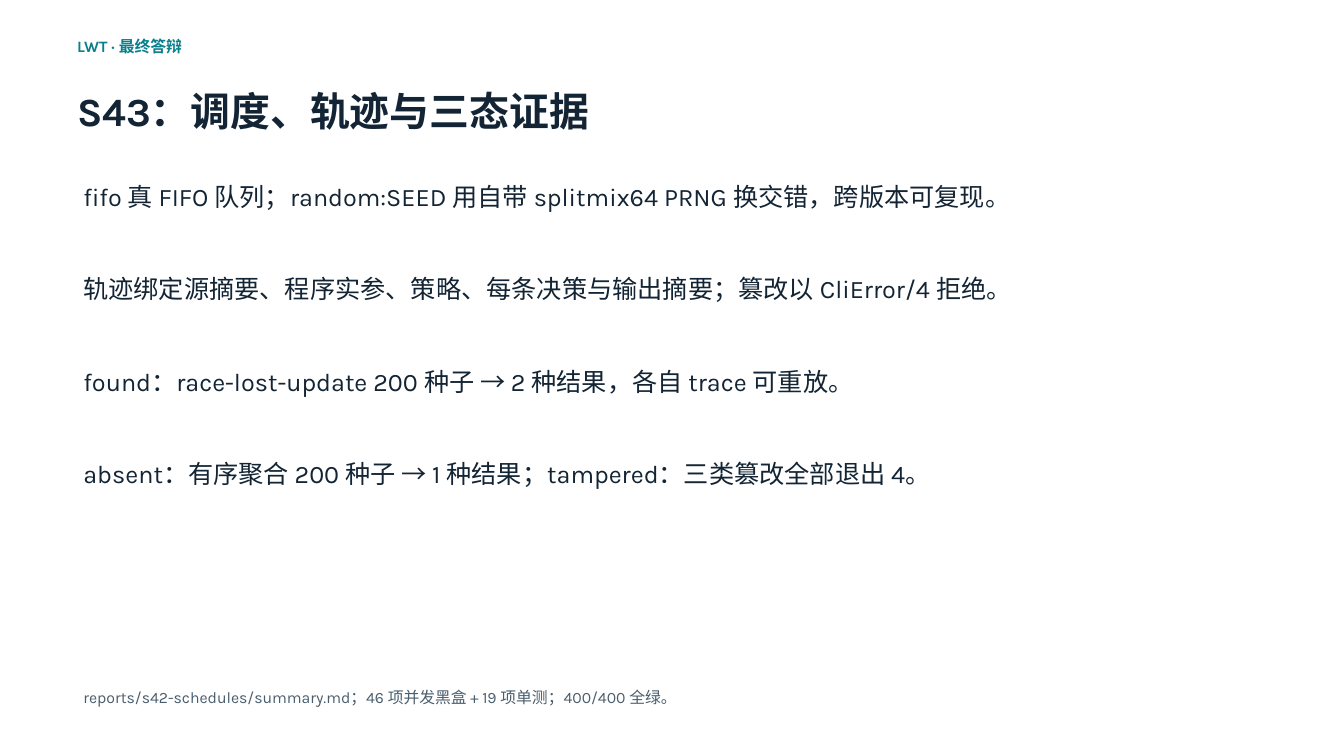
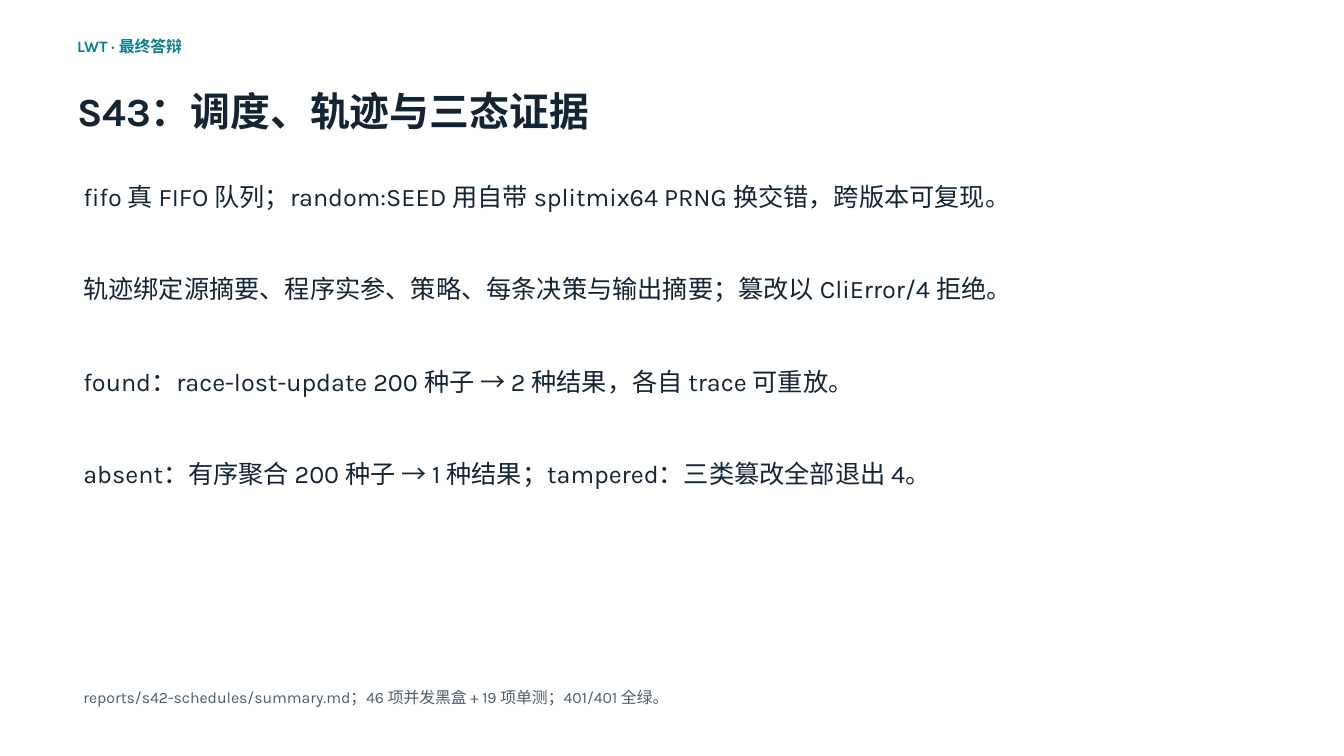
Before and after one commit to 05T1925/Interpreted-general-purpose-scripting-language-LWT, a slide deck: slide 14 of slides/LWT介绍.pptx. Drawn at 1344x756 pixels with LibreOffice and Linux fonts; fonts in the diff are those of the drawing. Boxes give left, top, right and bottom in pixels: in the first picture for what was removed or moved away, otherwise in the second. Text is boxed around its words. In the diff, an @@ line names an element or a change of style, - is before the commit and + after.

```diff
--- a/slides/LWT介绍.pptx
+++ b/slides/LWT介绍.pptx
@@ text at (x1=83, y1=689, x2=668, y2=707): text changed @@
-reports/s42-schedules/summary.md；46 项并发黑盒 + 19 项单测；400/400 全绿。
+reports/s42-schedules/summary.md；46 项并发黑盒 + 19 项单测；401/401 全绿。
```
Also in this commit, not shown: 4 other slides changed, 37 other files.
